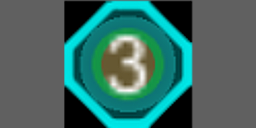
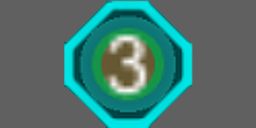
The second 256x128 image is a revision of the first. Changes to its layers:
painted on "Pasted Layer" over [left=64, top=0, right=193, bottom=128]
